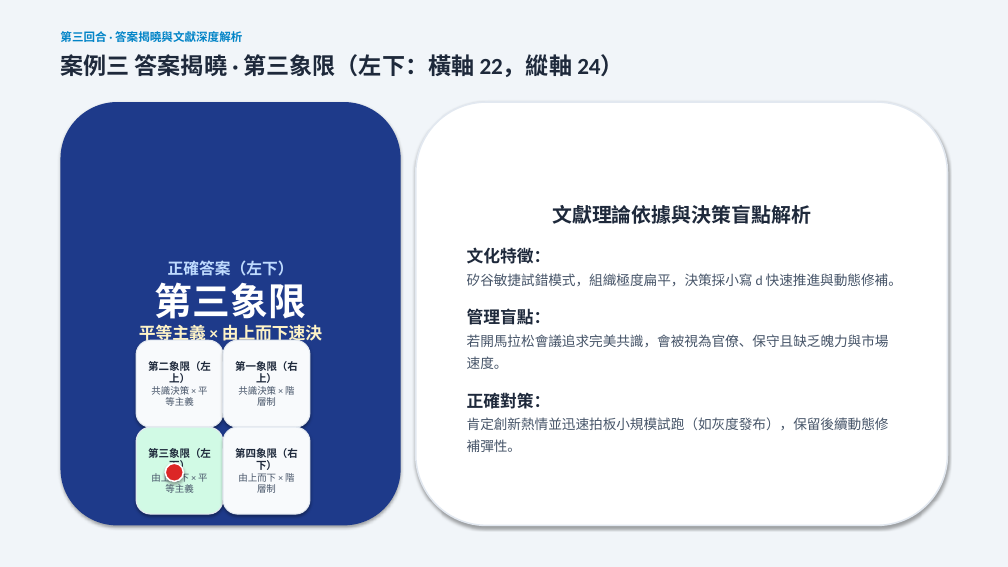
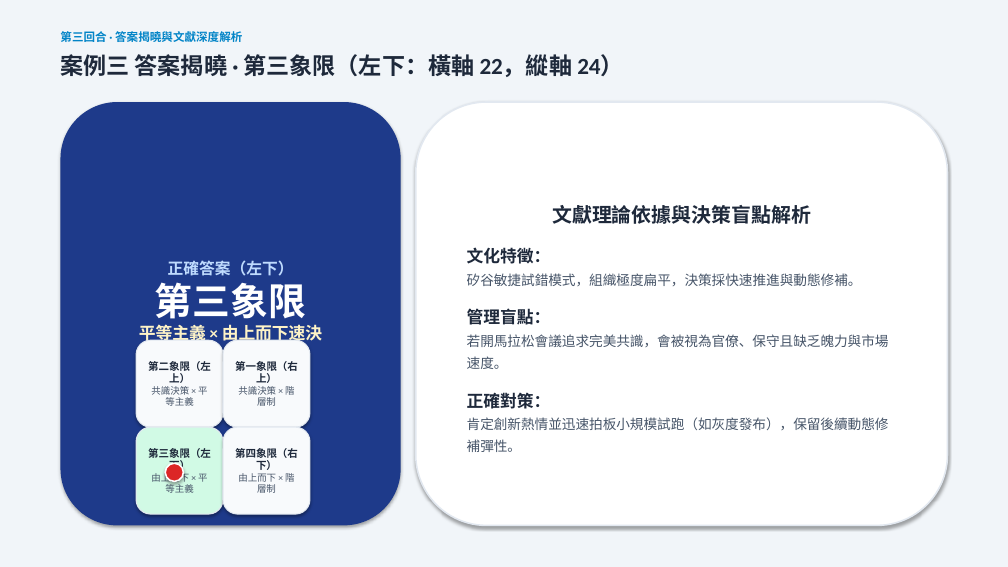
Before and after one commit to routerdd1818-tech/OB, a slide deck: slide 10 of 誰是文化王_備案簡報_Who_Is_Culture_King.pptx. Drawn at 1008x567 pixels with LibreOffice and Linux fonts; fonts in the diff are those of the drawing. Boxes give left, top, right and bottom in pixels: in the first picture for what was removed or moved away, otherwise in the second. Text is boxed around its words. In the diff, an @@ line names an element or a change of style, - is before the commit and + after.

```diff
--- a/誰是文化王_備案簡報_Who_Is_Culture_King.pptx
+++ b/誰是文化王_備案簡報_Who_Is_Culture_King.pptx
@@ text in rounded rectangle at (467,273,862,286): text changed @@
-矽谷敏捷試錯模式，組織極度扁平，決策採小寫 d 快速推進與動態修補。
+矽谷敏捷試錯模式，組織極度扁平，決策採快速推進與動態修補。
```
Also in this commit, not shown: 4 other slides changed, 5 other files.
